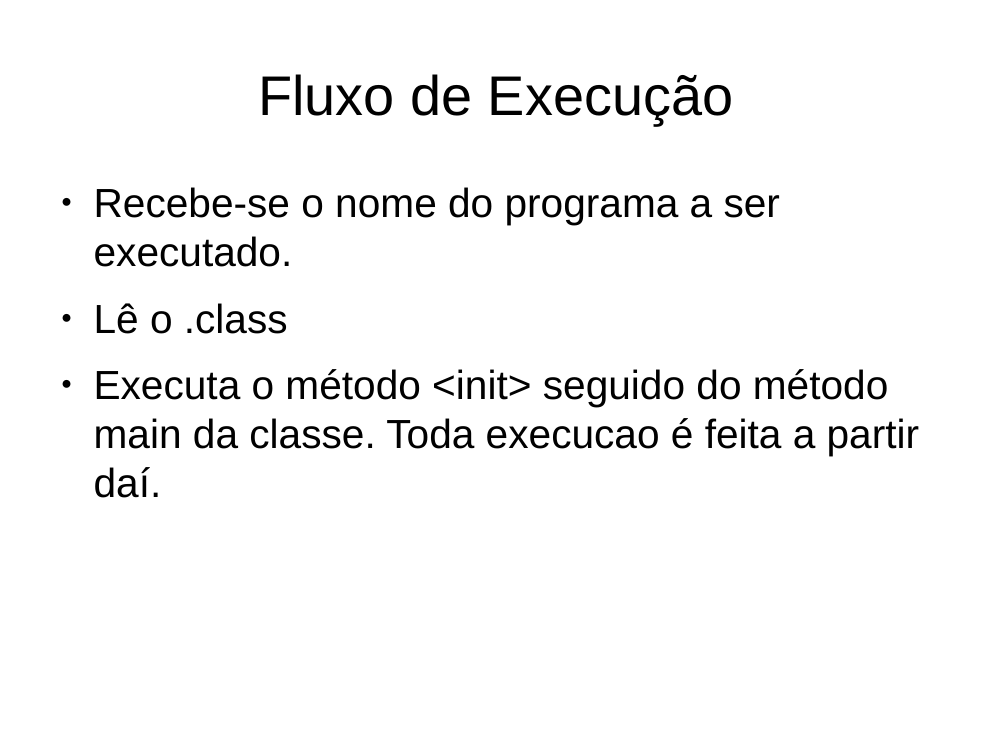
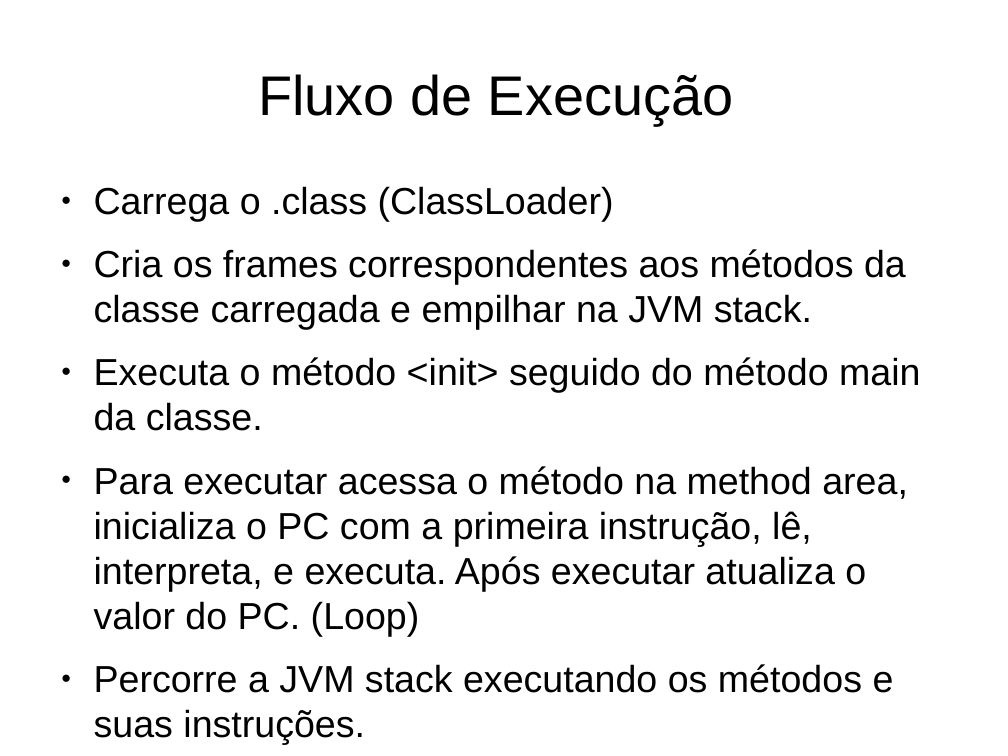
Before and after one commit to gabrielmm1234/jvm-sb, a slide deck: slide 24 of projetoLogico/apresentacao.odp (slide 25 before the commit). Drawn at 1008x756 pixels with LibreOffice and Linux fonts; fonts in the diff are those of the drawing. Boxes give left, top, right and bottom in pixels: in the first picture for what was removed or moved away, otherwise in the second. Text is boxed around its words. In the diff, an @@ line names an element or a change of style, - is before the commit and + after.

Commit message:
Atualizando projeto lógico

```diff
--- a/projetoLogico/apresentacao.odp
+++ b/projetoLogico/apresentacao.odp
@@ text at (94,186,920,745): text changed; size 32 to 29.6 pt @@
-● Recebe-se o nome do programa a ser executado.
-● Lê o .class
-● Executa o método <init> seguido do método main da classe. Toda execucao é feita a partir daí.
+● Carrega o .class (ClassLoader)
+● Cria os frames correspondentes aos métodos da classe carregada e empilhar na JVM stack.
+● Executa o método <init> seguido do método main da classe.
+● Para executar acessa o método na method area, inicializa o PC com a primeira instrução, lê, interpreta, e executa. Após executar atualiza o valor do PC. (Loop)
+● Percorre a JVM stack executando os métodos e suas instruções.
```
Also in this commit, not shown: 15 other slides changed, 2 slides added, 3 slides removed, 1 other file.
